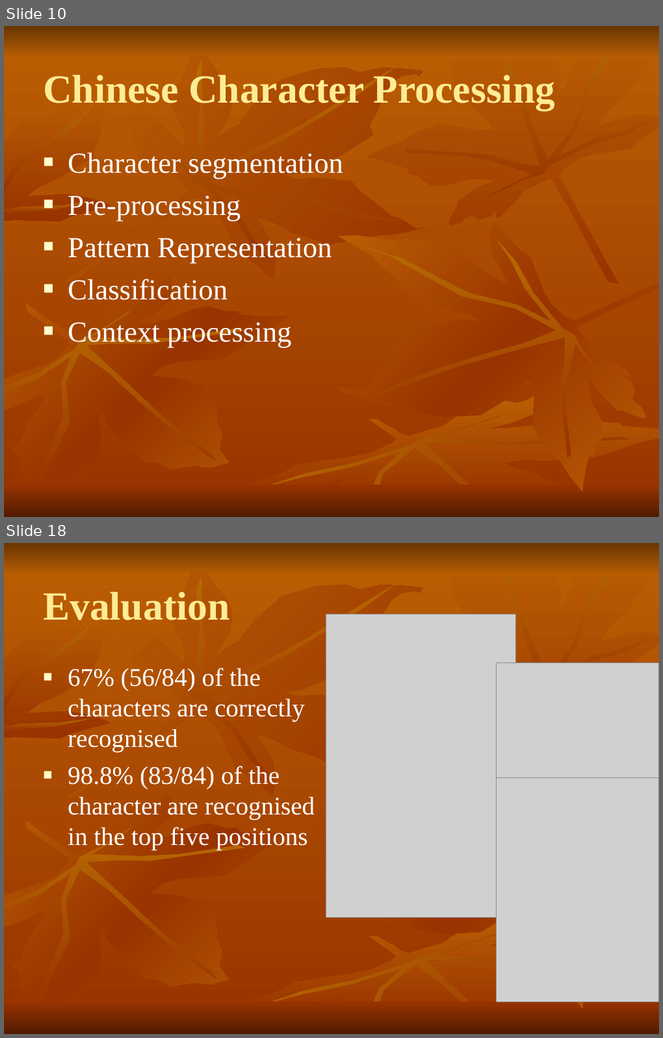
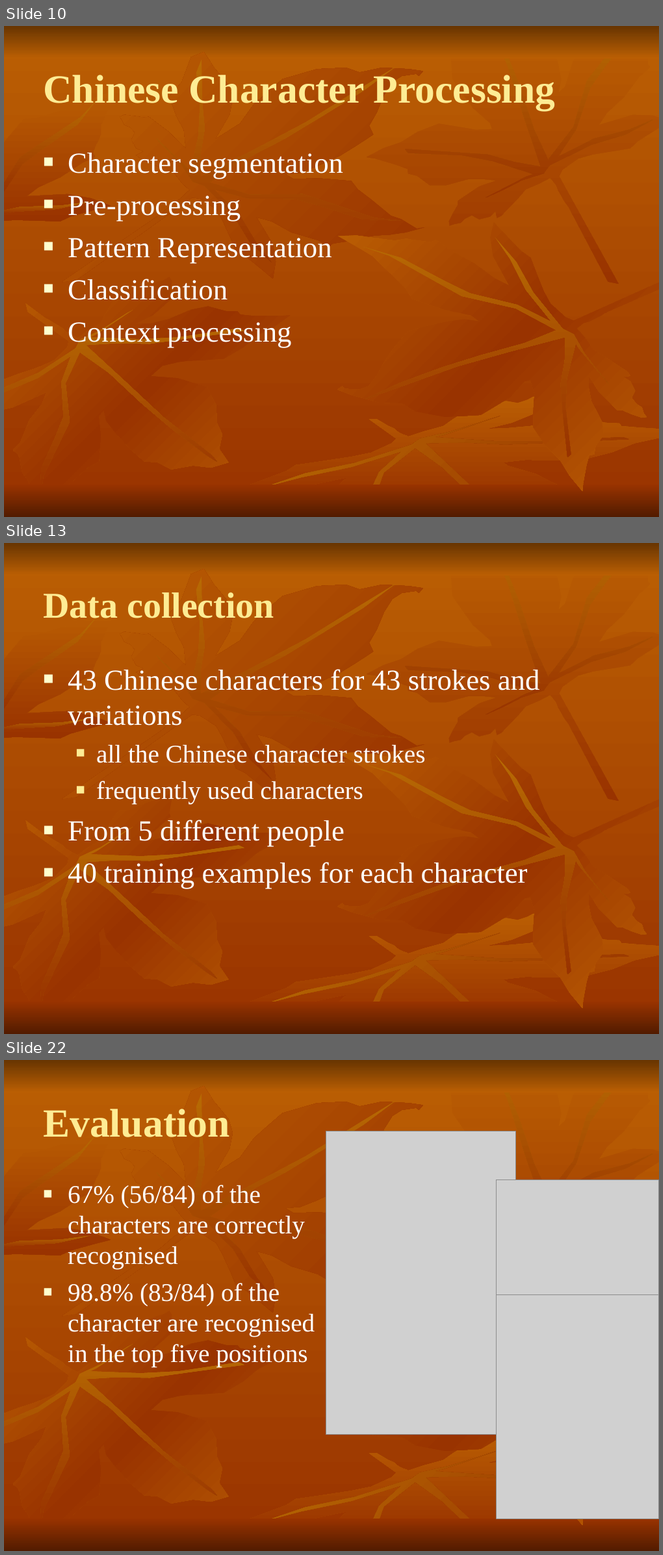
Before and after one commit to shaileshBhokare/honours, a slide deck: Dissertition/report/presentation.ppt. Shown one above the other, each under a label of ours: slides 10 and 18 before the commit, slides 10, 13 and 22 after it; the slides between them are not shown. The pictures are 663x1038 and 663x1555 pixels, drawn with LibreOffice and Linux fonts; fonts in the diff are those of the drawing; grey boxes stand for pictures. Boxes give left, top, right and bottom in pixels: in the first picture for what was removed or moved away, otherwise in the second. Text is boxed around its words. In the diff, an @@ line names an element or a change of style, - is before the commit and + after.

```diff
--- a/Dissertition/report/presentation.ppt
+++ b/Dissertition/report/presentation.ppt
@@ slide 13 added at (x1=4, y1=543, x2=659, y2=1034), background gradient #BB5F03 to #993300; not listed: 18 template elements that a slide beside it also shows @@
@@ title added at (x1=43, y1=592, x2=274, y2=618), 40 pt, text #FEEC94, bold @@
+Data collection
@@ text added at (x1=68, y1=669, x2=540, y2=889), 32 pt, text #FFFFFF @@
+■ 43 Chinese characters for 43 strokes and variations
+  ■ all the Chinese character strokes
+  ■ frequently used characters
+■ From 5 different people
+■ 40 training examples for each character
@@ what was slide 18 is now slide 22 @@
```
Also in this commit, not shown: 5 slides changed, 8 other slides added, 5 slides removed, 1 other file.
